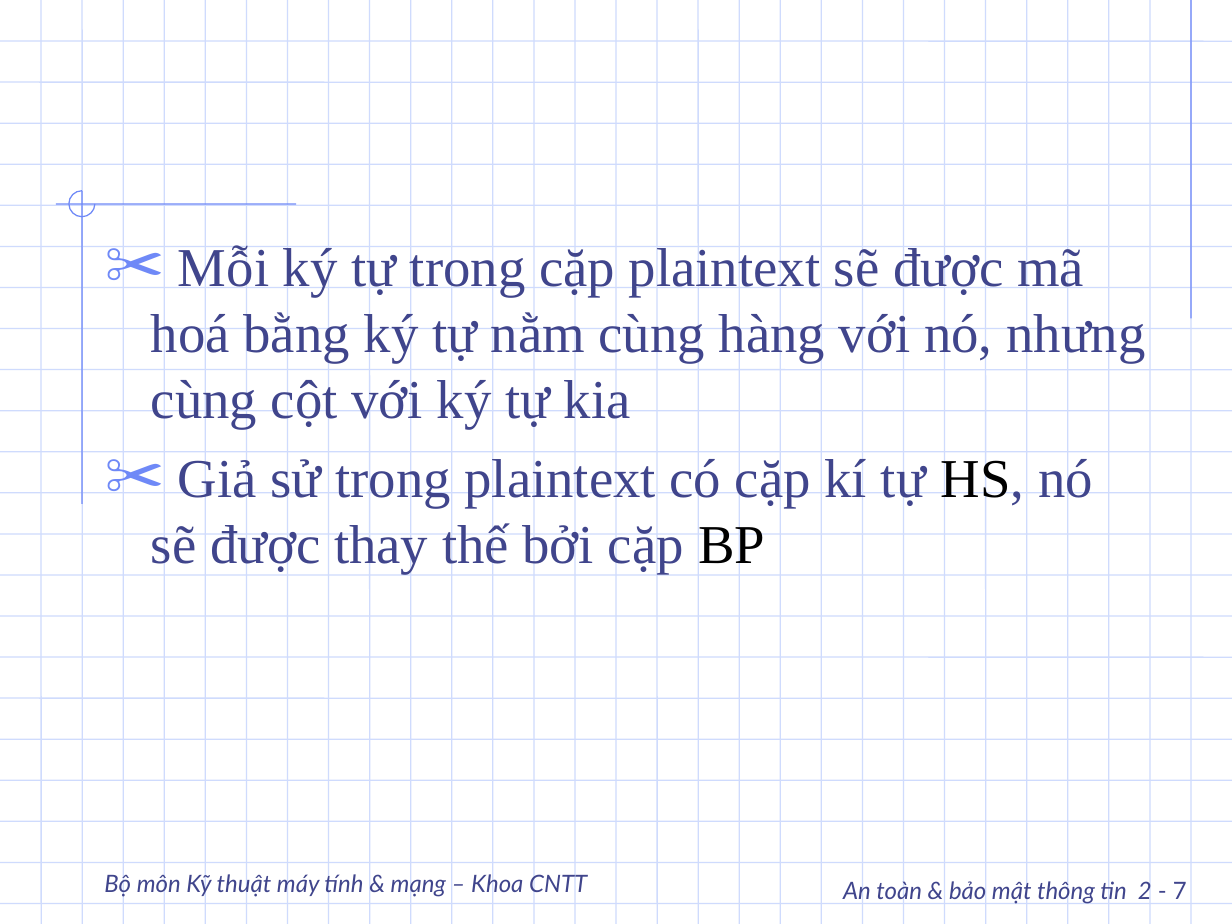
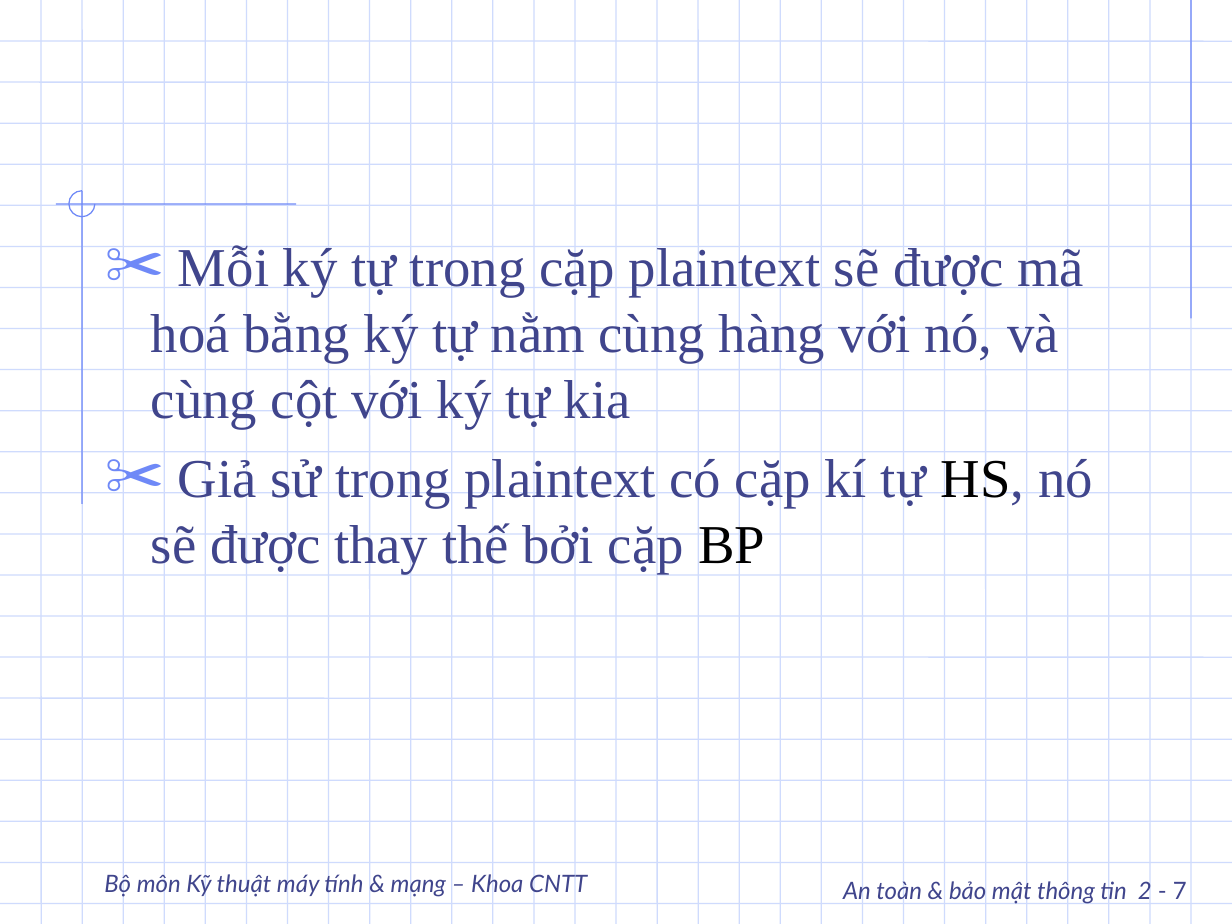
Before and after one commit to DangHieu19022004/ATTT, a slide deck: slide 7 of slide/Phan02_2.ppt. Drawn at 1232x924 pixels with LibreOffice and Linux fonts; fonts in the diff are those of the drawing; background and template pictures are left out. Boxes give left, top, right and bottom in pixels: in the first picture for what was removed or moved away, otherwise in the second. Text is boxed around its words. In the diff, an @@ line names an element or a change of style, - is before the commit and + after.

```diff
--- a/slide/Phan02_2.ppt
+++ b/slide/Phan02_2.ppt
@@ text at (151,244,1084,428): text changed @@
-✂ Mỗi ký tự trong cặp plaintext sẽ được mã hoá bằng ký tự nằm cùng hàng với nó, nhưng cùng cột với ký tự kia
+✂ Mỗi ký tự trong cặp plaintext sẽ được mã hoá bằng ký tự nằm cùng hàng với nó, và cùng cột với ký tự kia
```
Also in this commit, not shown: 11 other slides changed, 4 slides added, 40 other files.
